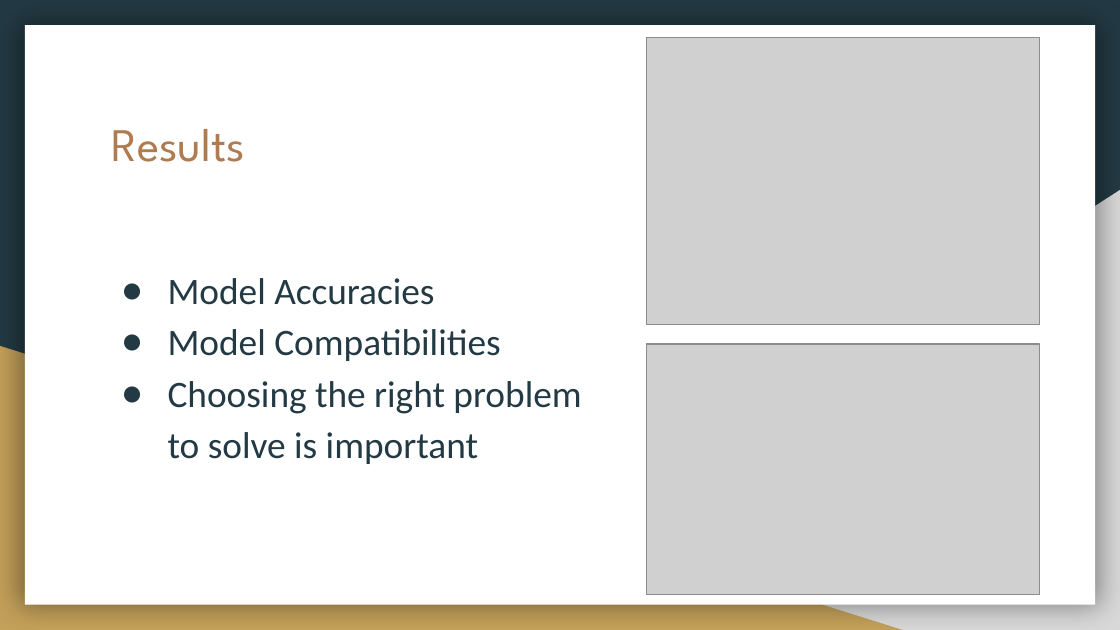
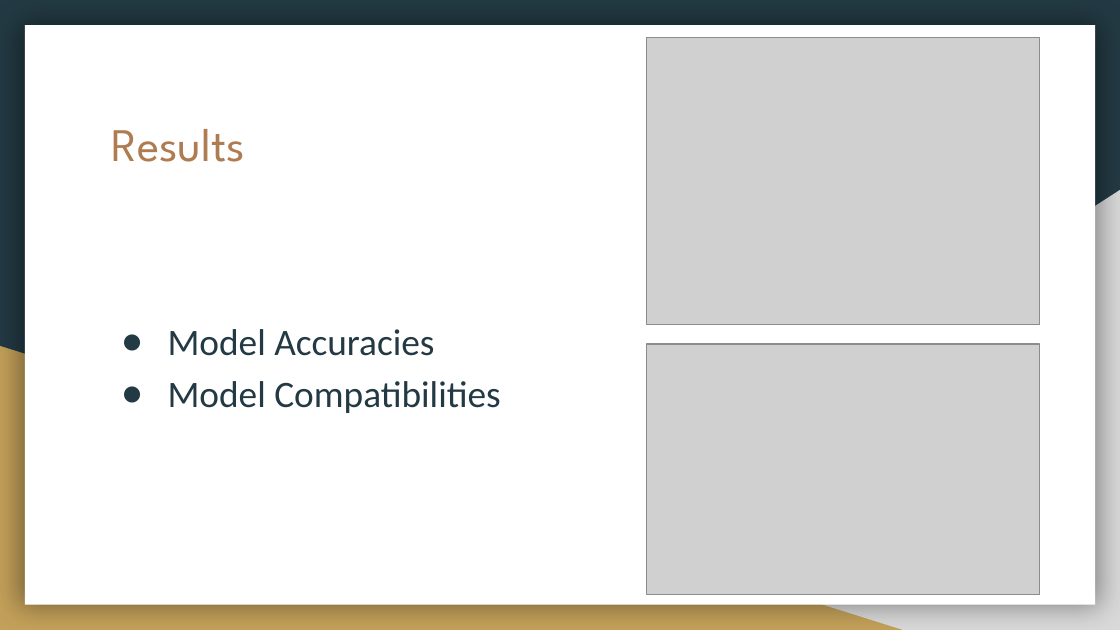
Before and after one commit to jamesdedon/763Project, a slide deck: slide 17 of deliverables/763 Final Project Presentation.pptx. Drawn at 1120x630 pixels with LibreOffice and Linux fonts; fonts in the diff are those of the drawing; grey boxes stand for pictures. Boxes give left, top, right and bottom in pixels: in the first picture for what was removed or moved away, otherwise in the second. Text is boxed around its words. In the diff, an @@ line names an element or a change of style, - is before the commit and + after.

```diff
--- a/deliverables/763 Final Project Presentation.pptx
+++ b/deliverables/763 Final Project Presentation.pptx
@@ text at (x1=168, y1=381, x2=581, y2=464): paragraph removed @@
-● Choosing the right problem to solve is important
```
Also in this commit, not shown: 2 other slides changed, 2 other files.
